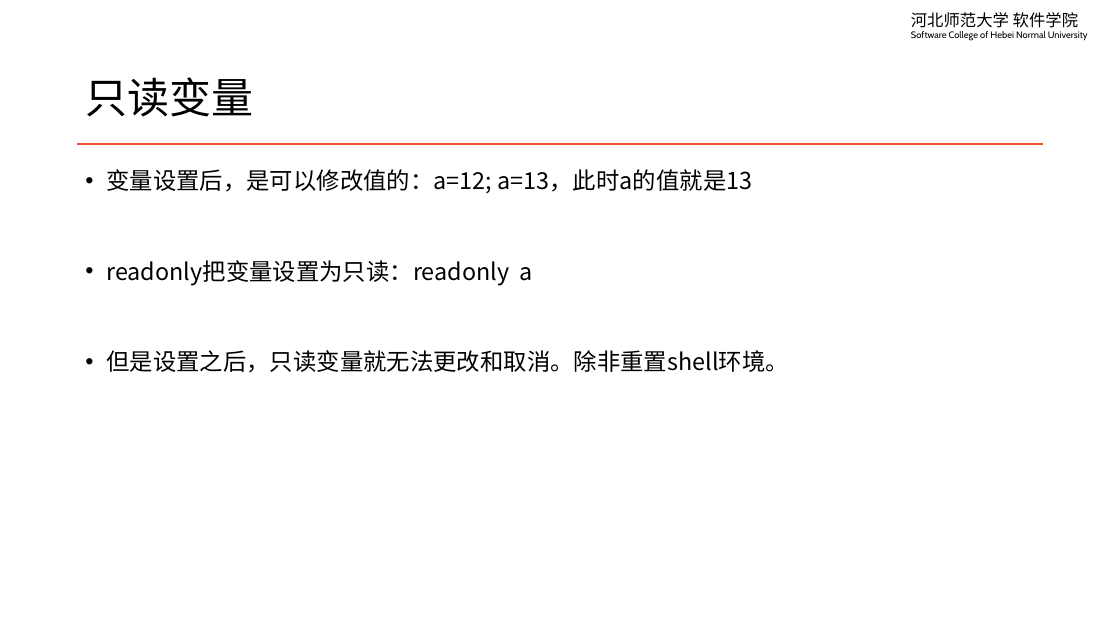
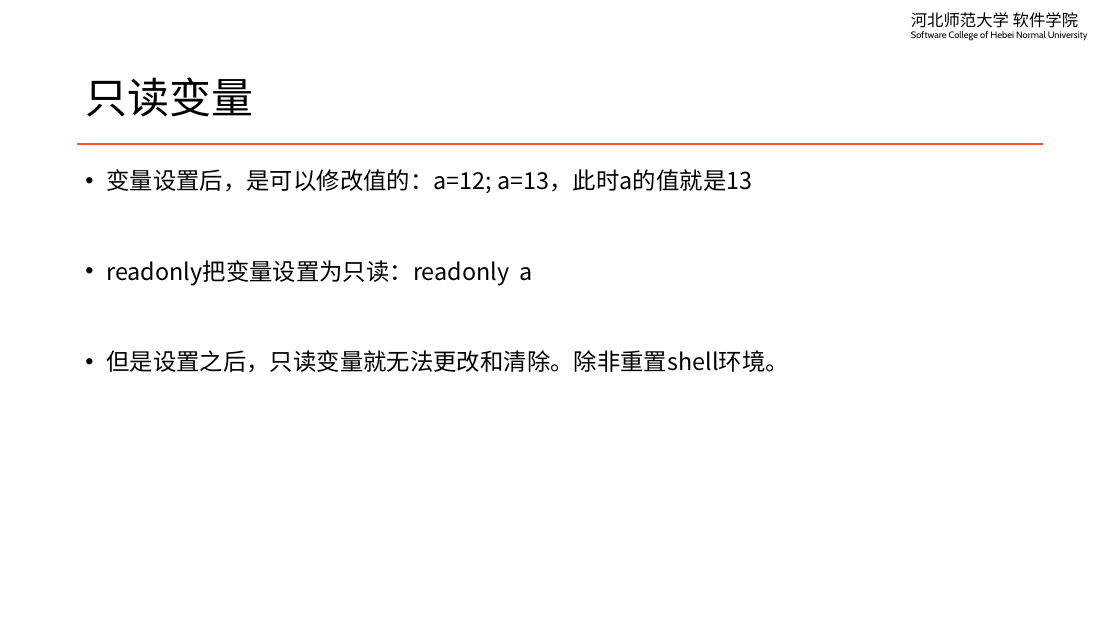
Before and after one commit to edu2act/course-linux-system, a slide deck: slide 7 of materials/slides/ch12-basic-shell-script-variables.pptx (slide 6 before the commit). Drawn at 1120x630 pixels with LibreOffice and Linux fonts; fonts in the diff are those of the drawing. Boxes give left, top, right and bottom in pixels: in the first picture for what was removed or moved away, otherwise in the second. Text is boxed around its words. In the diff, an @@ line names an element or a change of style, - is before the commit and + after.

```diff
--- a/materials/slides/ch12-basic-shell-script-variables.pptx
+++ b/materials/slides/ch12-basic-shell-script-variables.pptx
@@ text at (106,350,789,373): text changed @@
-• 但是设置之后，只读变量就无法更改和取消。除非重置shell环境。
+• 但是设置之后，只读变量就无法更改和清除。除非重置shell环境。
```
Also in this commit, not shown: 3 other slides changed, 3 slides added, 9 other files.
